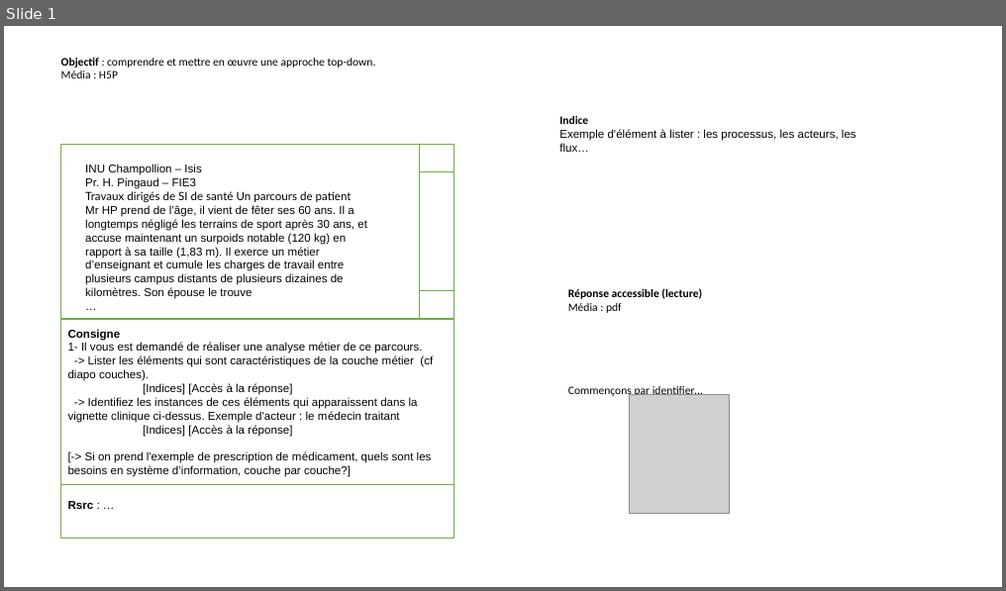
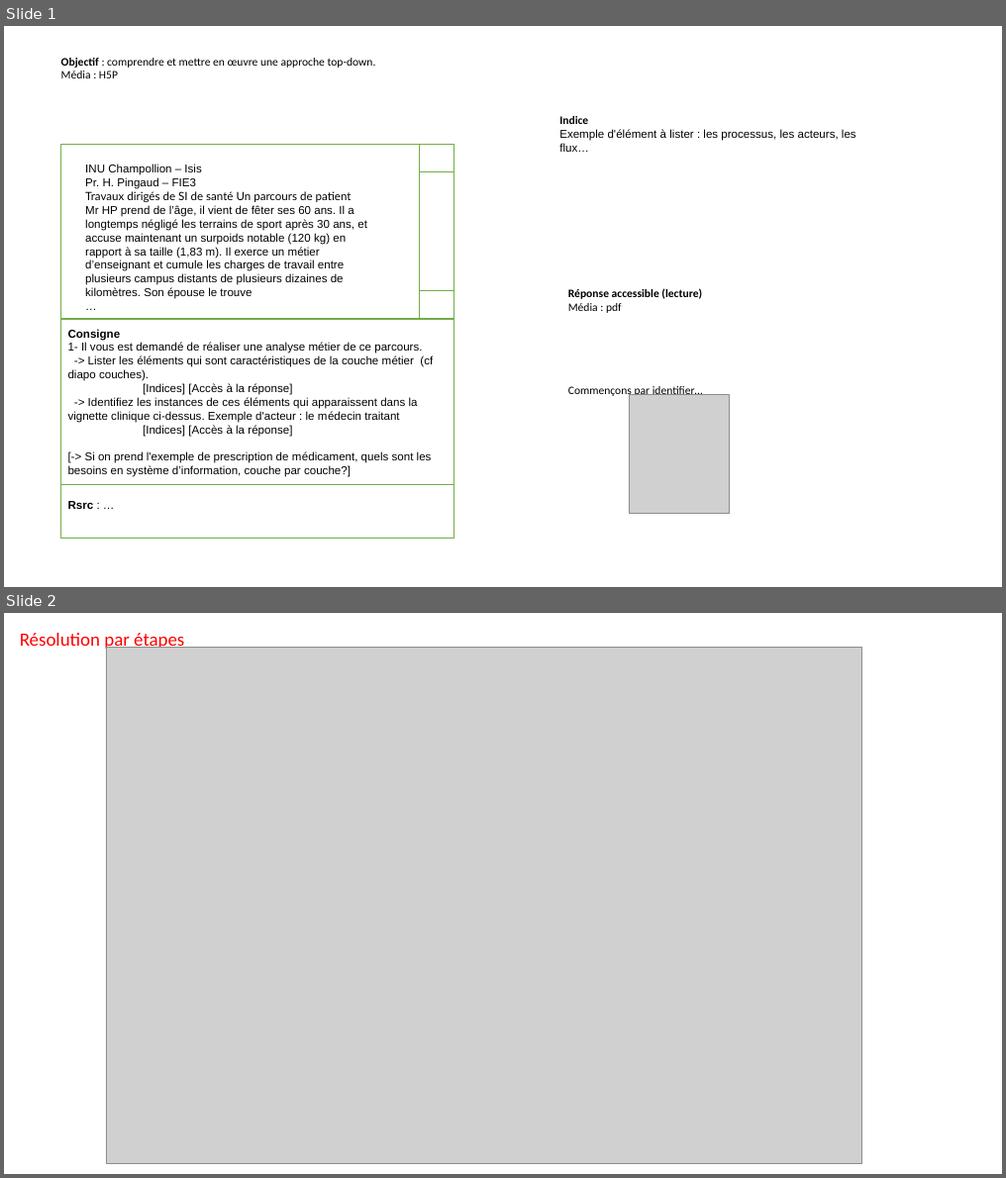
Before and after one commit to Mouhamed-13/projet-FENS, a slide deck: thématique SI/008 SI et parcours patient/rsrc/design capsule.pptx. Shown one above the other, each under a label of ours: slide 1 before the commit, slides 1 and 2 after it. The pictures are 1006x591 and 1006x1178 pixels, drawn with LibreOffice and Linux fonts; fonts in the diff are those of the drawing; grey boxes stand for pictures. Boxes give left, top, right and bottom in pixels: in the first picture for what was removed or moved away, otherwise in the second. Text is boxed around its words. In the diff, an @@ line names an element or a change of style, - is before the commit and + after.

```diff
--- a/thématique SI/008 SI et parcours patient/rsrc/design capsule.pptx
+++ b/thématique SI/008 SI et parcours patient/rsrc/design capsule.pptx
@@ slide 2 added at (4,613,1002,1174), background #FFFFFF @@
@@ text added at (20,633,184,651), 18 pt, text #FF0000 @@
+Résolution par étapes
@@ picture added at (106,648,862,1164) @@
```
Also in this commit, not shown: 1 other slide added, 4 other files.
